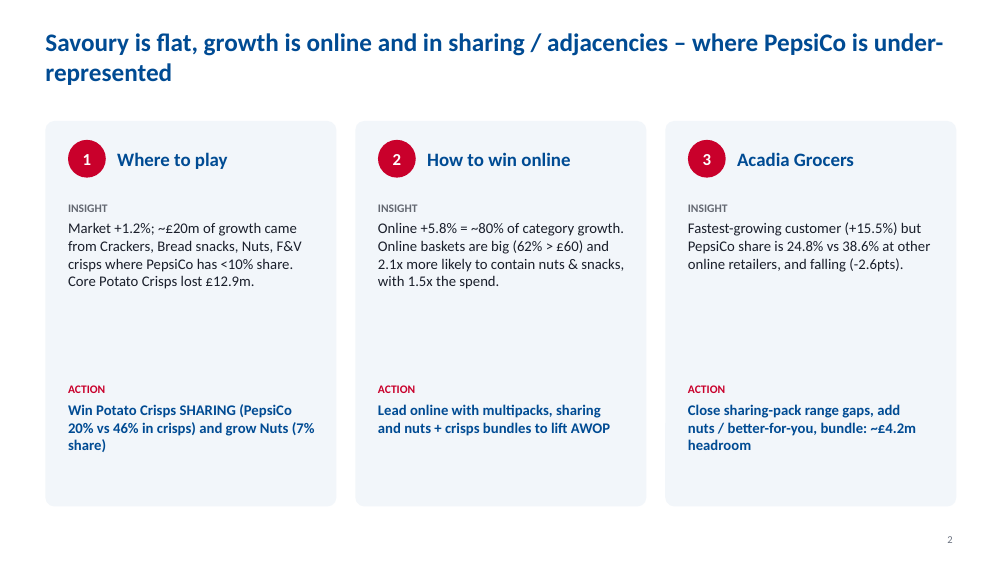
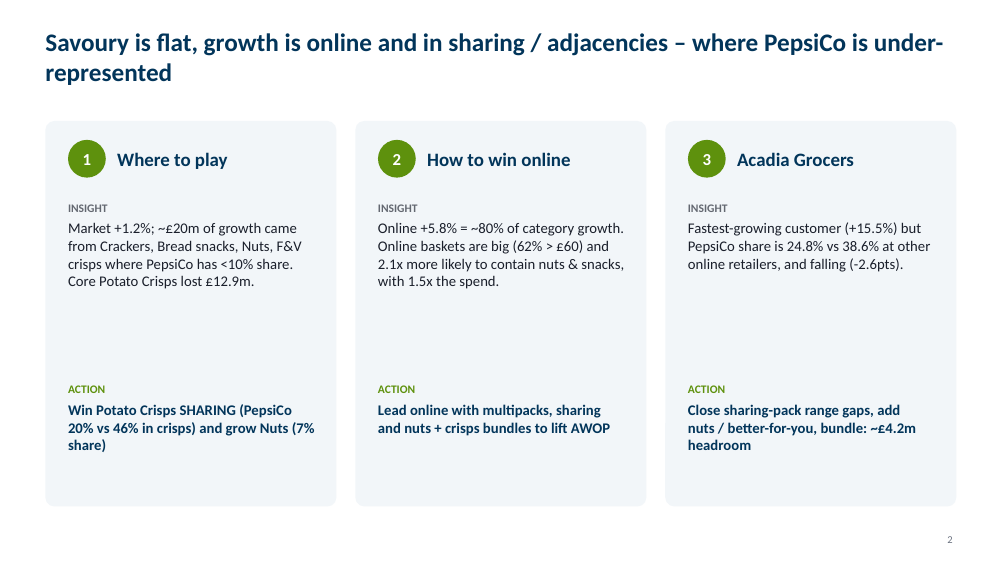
Before and after one commit to harshjunekumar/test-sample, a slide deck: slide 2 of case_study/PepsiCo_Savoury_Case_Study_Deck.pptx. Drawn at 1008x567 pixels with LibreOffice and Linux fonts; fonts in the diff are those of the drawing. Boxes give left, top, right and bottom in pixels: in the first picture for what was removed or moved away, otherwise in the second. Text is boxed around its words. In the diff, an @@ line names an element or a change of style, - is before the commit and + after.

```diff
--- a/case_study/PepsiCo_Savoury_Case_Study_Deck.pptx
+++ b/case_study/PepsiCo_Savoury_Case_Study_Deck.pptx
@@ fill #F2F6FA to #F2F6F9 in 3 elements at bbox=[355, 121, 647, 507], bbox=[665, 121, 957, 507], bbox=[45, 121, 337, 507] @@
@@ fill #C9002B to #5E910D in 3 elements at bbox=[68, 140, 106, 178], bbox=[378, 140, 416, 178], bbox=[688, 140, 726, 178] @@
@@ text colour #C9002B to #5E910D in 3 elements at bbox=[68, 385, 105, 393], bbox=[378, 385, 415, 393], bbox=[688, 385, 725, 393] @@
@@ text colour #004B93 to #02355A in 7 elements at bbox=[45, 33, 943, 85], bbox=[117, 152, 228, 169], bbox=[68, 404, 315, 452], bbox=[427, 152, 570, 166], bbox=[378, 404, 610, 436], bbox=[737, 152, 854, 166], bbox=[688, 404, 917, 450] @@
```
Also in this commit, not shown: 10 other slides changed.
